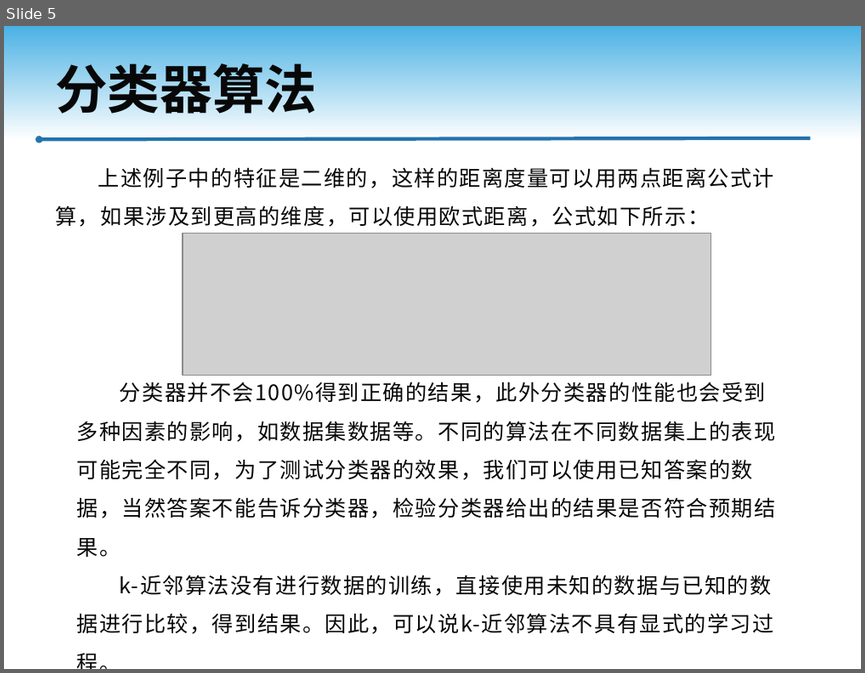
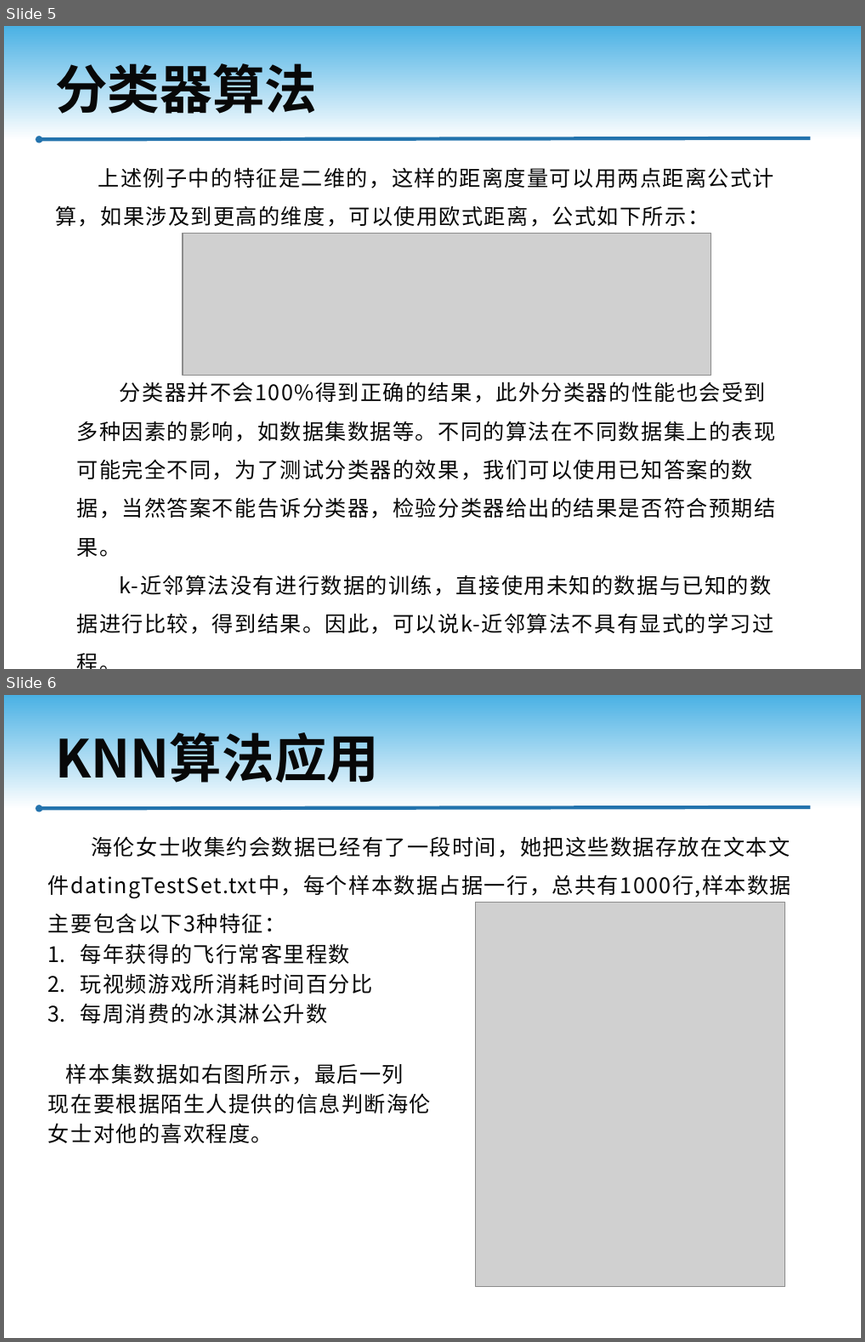
Before and after one commit to RingoTangs/machine-learning, a slide deck: KNN/KNN.pptx. Shown one above the other, each under a label of ours: slide 5 before the commit, slides 5 and 6 after it. The pictures are 865x673 and 865x1342 pixels, drawn with LibreOffice and Linux fonts; fonts in the diff are those of the drawing; grey boxes stand for pictures; background and template pictures are left out. Boxes give left, top, right and bottom in pixels: in the first picture for what was removed or moved away, otherwise in the second. Text is boxed around its words. In the diff, an @@ line names an element or a change of style, - is before the commit and + after.

```diff
--- a/KNN/KNN.pptx
+++ b/KNN/KNN.pptx
@@ slide 6 added at [4,695,861,1338], background #FFFFFF; not listed: 2 template elements that a slide beside it also shows @@
@@ title added at [55,732,379,791], 44 pt, text #080808, bold @@
+KNN算法应用
@@ text added at [48,836,791,1143], 18 pt, text #080808 @@
+海伦女士收集约会数据已经有了一段时间，她把这些数据存放在文本文件datingTestSet.txt中，每个样本数据占据一行，总共有1000行,样本数据主要包含以下3种特征：
+1. 每年获得的飞行常客里程数
+2. 玩视频游戏所消耗时间百分比
+3. 每周消费的冰淇淋公升数
+样本集数据如右图所示，最后一列
+现在要根据陌生人提供的信息判断海伦
+女士对他的喜欢程度。
@@ picture added at [475,902,784,1287] @@
```
Also in this commit, not shown: 3 other slides added, 3 other files.
